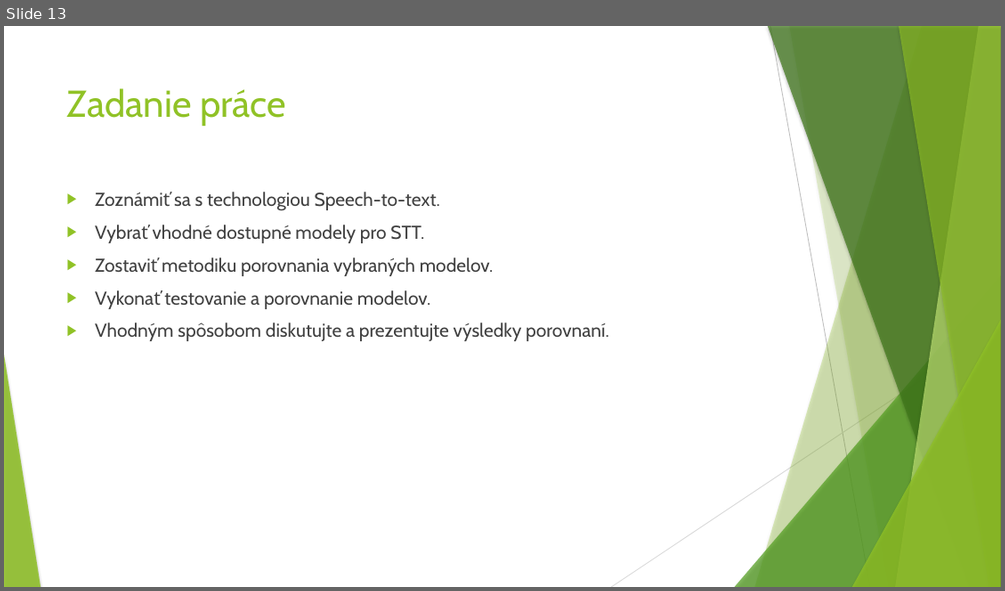
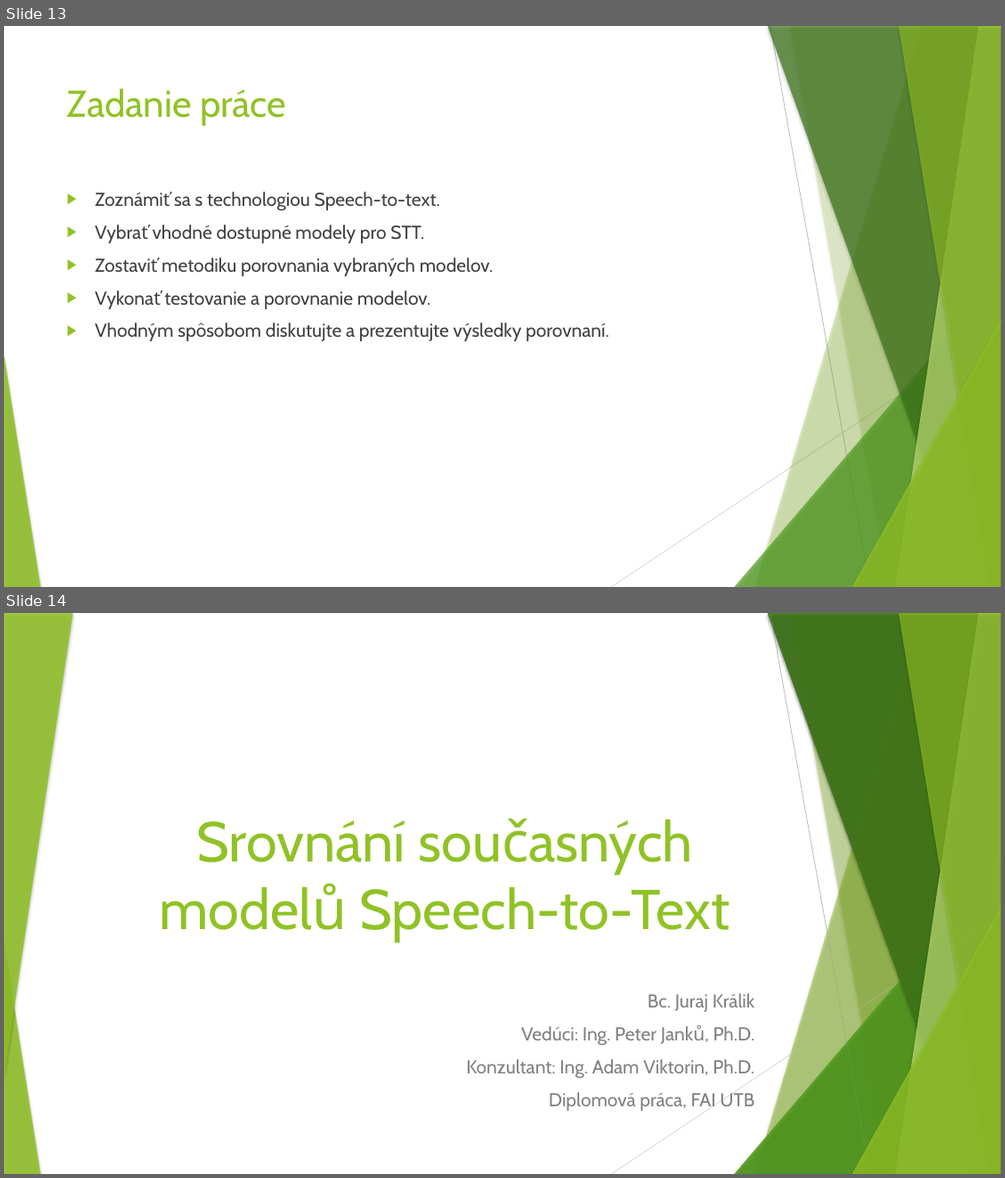
Before and after one commit to JurajKralik/Diplomova-praca, a slide deck: docs/kralik_juraj.pptx. Shown one above the other, each under a label of ours: slide 13 before the commit, slides 13 and 14 after it. The pictures are 1005x591 and 1005x1178 pixels, drawn with LibreOffice and Linux fonts; fonts in the diff are those of the drawing. Boxes give left, top, right and bottom in pixels: in the first picture for what was removed or moved away, otherwise in the second. Text is boxed around its words. In the diff, an @@ line names an element or a change of style, - is before the commit and + after.

```diff
--- a/docs/kralik_juraj.pptx
+++ b/docs/kralik_juraj.pptx
@@ slide 14 added at bbox=[4, 613, 1001, 1174], background #FFFFFF; not listed: 17 template elements that a slide beside it also shows @@
@@ triangle added at bbox=[4, 613, 73, 1077], fill #90C226 at 85% opacity @@
@@ title added at bbox=[196, 820, 729, 941], 54 pt, text #90C226 @@
+Srovnání současných modelů Speech-to-Text
@@ subtitle added at bbox=[466, 993, 755, 1111], 18 pt, text #808080 @@
+Bc. Juraj Králik
+Vedúci: Ing. Peter Janků, Ph.D.
+Konzultant: Ing. Adam Viktorin, Ph.D.
+Diplomová práca, FAI UTB
```
Also in this commit, not shown: 1 slide changed, 5 other slides added.
